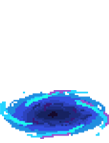
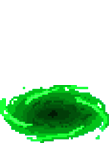
Two versions of the same layered image (109 x 143). Layer-by-layer changes:
renamed "Layer 0 copy 2" to "Layer 1", moved it into group "Group 2" over [0, 90, 109, 139]
added group "Group 1" with 2 layers over [0, 85, 109, 143]
renamed "Layer 0 copy" to "Color Fill 1", showed it, blend normal → color, moved it into group "Group 1", painted on it, masked it over [0, 85, 109, 143]
showed "Layer 0", moved it into group "Group 1", painted on it over [0, 85, 109, 143]
